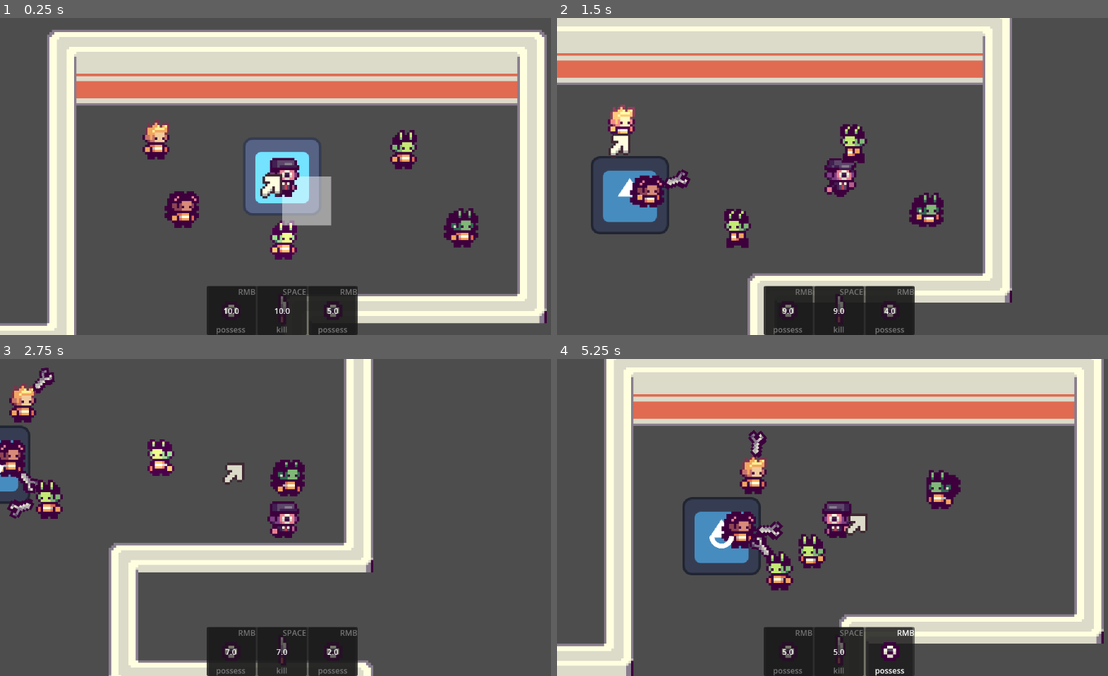
Above: before the commit, frames 1-4 (two rows, left to right).
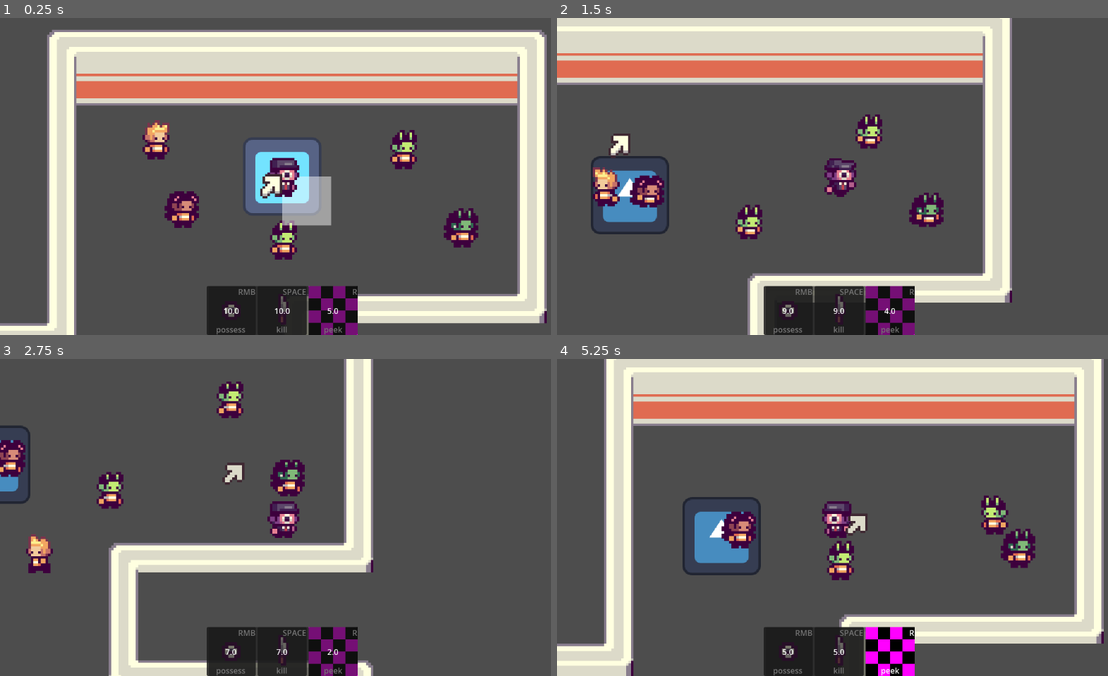
Above: after the commit, the same moments.

Repository: EEGAR1/summer-game-jam
Game: Godot game, scene res://scenes/main.tscn
The game is run twice, just before and just after one commit, with the same random seed, the same clock (stepped at 60 frames per second) and the same inputs. The engine's default icon, where the game draws it, is replaced by a stand-in: a white triangle on a blue panel in a dark square.
Inputs (mouse positions are in pixels of both pictures, inside the frame that each line leads up to):
- Up to frame 1 (0.25 s): no input
- Up to frame 2 (1.5 s): move the mouse to (738, 208) at 0.52 s; press the mouse at (738, 208) at 0.53 s; hold D (move_right) 0.53-1.28 s; move the mouse to (628, 138) at 1.27 s; release the mouse at (628, 138) at 1.28 s; hold S (move_down) from 1.28 s (still down); click (628, 138) at 1.35 s
- Up to frame 3 (2.75 s): move the mouse to (247, 463) at 2.02 s; release S (move_down) at 2.03 s; press the mouse at (247, 463) at 2.03 s; hold D (move_right) from 2.03 s (still down); right-click (247, 463) at 2.1 s
- Up to frame 4 (5.25 s): move the mouse to (606, 498) at 2.77 s; release D (move_right) at 2.78 s; release the mouse at (606, 498) at 2.78 s; hold W (move_up) 2.78-3.53 s; tap R (peek) at 2.85 s; click (606, 498) at 3.05 s; move the mouse to (832, 558) at 3.52 s; press the mouse at (832, 558) at 3.53 s; hold A (move_left) 3.53-5.03 s; move the mouse to (667, 469) at 4.27 s; release the mouse at (667, 469) at 4.28 s; click (667, 469) at 4.35 s; move the mouse to (865, 517) at 5.02 s; press the mouse at (865, 517) at 5.03 s; hold S (move_down) from 5.03 s (still down); right-click (865, 517) at 5.1 s

The runs differ from the first frame. In frame 1, 1.1% of the frame differs, in the area x 49-65%, y 64-100%; in frame 2, 3.4%; in frame 3, 4.2%; in frame 4, 5.5%, in the area x 27-87%, y 22-100%.

Commit message:
You can't command people who dont trust you enough

Diff:
--- a/scripts/build_action.gd
+++ b/scripts/build_action.gd
@@ -20,7 +20,7 @@
 	remove_action()
 	for i in overlp:
 		i = i as Building
-		set_action()
+		if parent.emotion_manager.get_emotion(Globals.player.id, EmotionManager.EMOTION_TYPE.TRUST) > 75.0: set_action()
 
 func _while_acting(delta : float):
 	animation_player.play("buildingLeft" if parent.icon.flip_h else "buildingRight")
--- a/scripts/peek_item.gd
+++ b/scripts/peek_item.gd
@@ -2,8 +2,6 @@
 
 var tooltip : Control
 func _ready() -> void:
-	ability_hint = preload("uid://cn472bl2uam0t")
-
 	if is_instance_valid(get_tree()): await get_tree().process_frame
 	tooltip = Globals.tooltip
 	tooltip.hide()
--- a/scripts/person.gd
+++ b/scripts/person.gd
@@ -2,6 +2,9 @@
 
 @export_category("Internal Feelings")
 @export var stress := 0.0 ## The higher the stress, the lower the threshold for action and the higher the speed
+var can_command : bool :
+	get():
+		return emotion_manager.get_emotion(Globals.player.id, EmotionManager.EMOTION_TYPE.TRUST) > 75.0
 
 @export_category("Physical Traits")
 @export var max_speed := 50.0
@@ -105,7 +108,7 @@
 			stopped = false
 
 			# Select and move a worker
-			if mouse_over and Input.is_action_just_pressed("m1"):
+			if mouse_over and Input.is_action_just_pressed("m1") and can_command:
 				current_state = STATE.SELECTED
 
 			# Pathfind to target
--- a/scripts/selection_area.gd
+++ b/scripts/selection_area.gd
@@ -25,7 +25,7 @@
 		monitoring = false
 		visible = false
 
-	if monitoring:	for person in get_overlapping_bodies().filter(func(x): return x is Person):
+	if monitoring:	for person in get_overlapping_bodies().filter(func(x): return x is Person).filter(func(x): return x.can_command):
 		person.current_state = Person.STATE.SELECTED
 
 func _draw() -> void:
